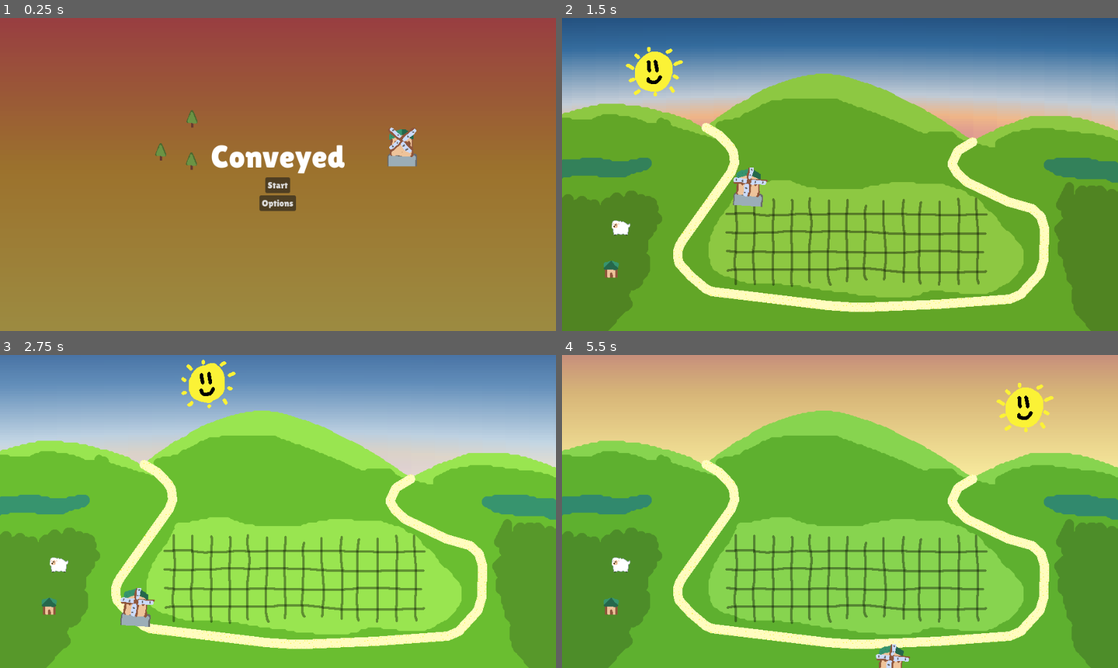
Above: before the commit, frames 1-4 (two rows, left to right).
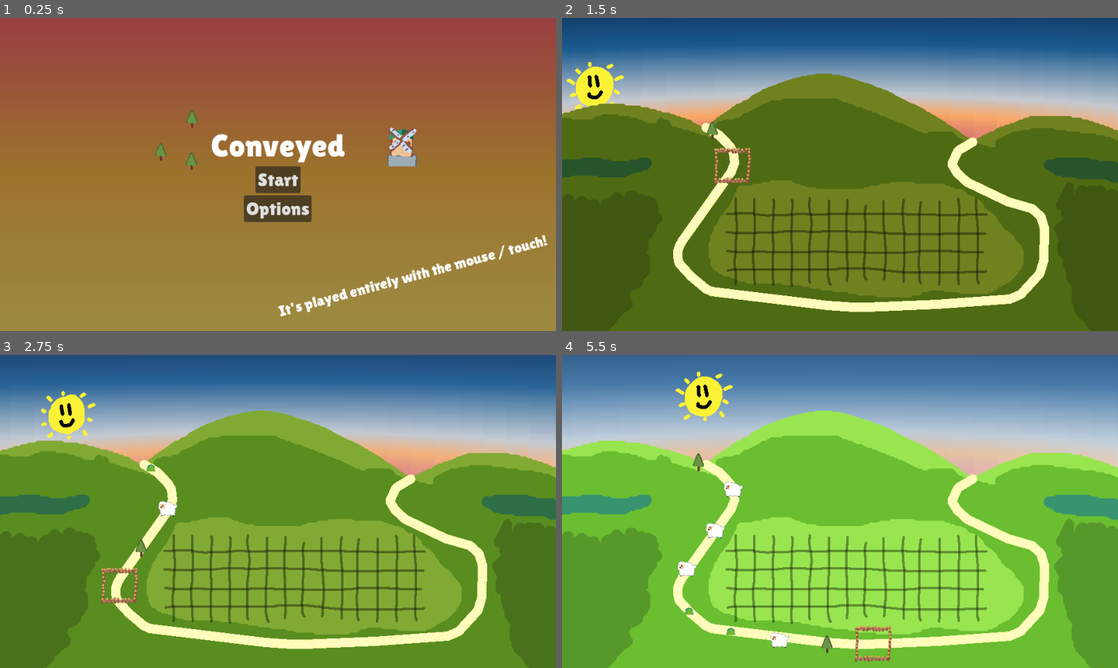
Above: after the commit, the same moments.

Repository: TheEyeOfBrows/conveyed
Game: Godot game, scene res://scenes/main/main.tscn
The game is run twice, just before and just after one commit, with the same random seed, the same clock (stepped at 60 frames per second) and the same inputs.
Inputs:
- Up to frame 1 (0.25 s): no input
- Up to frame 2 (1.5 s): click "Start" at 0.5 s; tap Enter at 1.25 s
- Up to frame 3 (2.75 s): no input
- Up to frame 4 (5.5 s): no input

The runs differ from the first frame. In frame 1, 4.0% of the frame differs, in the area x 38-99%, y 36-96%; in frame 2, 71%; in frame 3, 89%, in the area x 0-100%, y 0-100%; in frame 4, 30%.

Commit message:
Finish the jam

Diff:
--- /dev/null
+++ b/Conveyed/nodes/actors/bush.tscn
@@ -0,0 +1,21 @@
+[gd_scene load_steps=3 format=3 uid="uid://b3x73mnxo0dt8"]
+
+[ext_resource type="PackedScene" uid="uid://cio0dm5hbksf0" path="res://Tools/Draggable.tscn" id="1_dkkt6"]
+[ext_resource type="Texture2D" uid="uid://cefcepwvcj3ko" path="res://assets/Bush01.png" id="2_tq5nw"]
+
+[node name="Control" instance=ExtResource("1_dkkt6")]
+offset_right = 32.0
+offset_bottom = 32.0
+
+[node name="TextureRect" type="TextureRect" parent="." index="0"]
+layout_mode = 0
+offset_left = 5.0
+offset_top = 5.0
+offset_right = 37.0
+offset_bottom = 37.0
+texture = ExtResource("2_tq5nw")
+stretch_mode = 2
+
+[node name="Handle" parent="." index="1"]
+offset_right = 32.0
+offset_bottom = 32.0
--- /dev/null
+++ b/Conveyed/nodes/actors/pen.tscn
@@ -0,0 +1,22 @@
+[gd_scene load_steps=3 format=3 uid="uid://8rgf1g11emcs"]
+
+[ext_resource type="PackedScene" uid="uid://cio0dm5hbksf0" path="res://Tools/Draggable.tscn" id="1_e1at1"]
+[ext_resource type="Texture2D" uid="uid://dyjdu3yyspjil" path="res://assets/Pen01.png" id="2_u7yei"]
+
+[node name="Control" instance=ExtResource("1_e1at1")]
+offset_right = 64.0
+offset_bottom = 64.0
+
+[node name="TextureRect" type="TextureRect" parent="." index="0"]
+layout_mode = 0
+offset_right = 40.0
+offset_bottom = 40.0
+texture = ExtResource("2_u7yei")
+stretch_mode = 2
+
+[node name="Handle" parent="." index="1"]
+offset_right = 64.0
+offset_bottom = 64.0
+
+[node name="collisionmap" parent="." index="2"]
+cell_quadrant_size = 32
--- /dev/null
+++ b/Conveyed/nodes/actors/tree.tscn
@@ -0,0 +1,24 @@
+[gd_scene load_steps=3 format=3 uid="uid://r7e85ountuca"]
+
+[ext_resource type="PackedScene" uid="uid://cio0dm5hbksf0" path="res://Tools/Draggable.tscn" id="1_1etom"]
+[ext_resource type="Texture2D" uid="uid://dwi2t02r45qqy" path="res://assets/Tree01.png" id="2_u2upl"]
+
+[node name="Control" instance=ExtResource("1_1etom")]
+offset_right = 32.0
+offset_bottom = 32.0
+
+[node name="TextureRect" type="TextureRect" parent="." index="0"]
+layout_mode = 0
+offset_right = 32.0
+offset_bottom = 32.0
+texture = ExtResource("2_u2upl")
+stretch_mode = 2
+
+[node name="Handle" parent="." index="1"]
+offset_left = 1.0
+offset_top = 2.0
+offset_right = 33.0
+offset_bottom = 34.0
+
+[node name="collisionmap" parent="." index="2"]
+cell_quadrant_size = 32
--- a/Conveyed/scenes/game.tscn
+++ b/Conveyed/scenes/game.tscn
@@ -10,8 +10,6 @@
 [ext_resource type="Texture2D" uid="uid://cd5jvb07uyded" path="res://assets/GameOverBox.png" id="9_rbkeb"]
 [ext_resource type="PackedScene" uid="uid://sck6qsg5bblc" path="res://Tools/Droparea.tscn" id="10_8i3wr"]
 [ext_resource type="Texture2D" uid="uid://bsk3ca45lw16f" path="res://assets/grid.png" id="11_m4cwe"]
-[ext_resource type="PackedScene" uid="uid://c2ioxxhp8t80q" path="res://nodes/actors/sheep.tscn" id="12_c7gp6"]
-[ext_resource type="PackedScene" uid="uid://b58y6rn6mm" path="res://nodes/actors/house.tscn" id="13_ls3xg"]
 [ext_resource type="PackedScene" uid="uid://gp813s5dojrh" path="res://nodes/actors/windmill.tscn" id="14_2d0bk"]
 
 [sub_resource type="Curve2D" id="Curve2D_eix60"]
@@ -73,7 +71,7 @@
 [node name="Main" type="Node2D"]
 script = ExtResource("1_a3xh3")
 time = 0.0
-game_length = 5.935
+game_length = 20.0
 
 [node name="Sky_Morning" type="TextureRect" parent="."]
 z_index = -100
@@ -137,6 +135,7 @@
 curve = SubResource("Curve2D_v108b")
 
 [node name="RoadFollower" type="PathFollow2D" parent="RoadPath"]
+visible = false
 position = Vector2(226, 193)
 rotation = 0.0608938
 rotates = false
@@ -158,16 +157,16 @@
 autoplay = "default"
 frame_progress = 0.440857
 
-[node name="Label" type="Label" parent="GameOver"]
-layout_mode = 0
-offset_left = 168.0
-offset_top = 67.0
-offset_right = 311.0
-offset_bottom = 110.0
+[node name="title" type="Label" parent="GameOver"]
+layout_mode = 0
+offset_left = 167.0
+offset_top = 68.0
+offset_right = 407.0
+offset_bottom = 131.0
 theme_override_font_sizes/font_size = 51
 text = "Day's Over"
 
-[node name="Button" type="Button" parent="GameOver"]
+[node name="Again" type="Button" parent="GameOver"]
 layout_mode = 0
 offset_left = 674.0
 offset_top = 146.0
@@ -176,6 +175,24 @@
 theme_override_font_sizes/font_size = 36
 text = "Again!"
 
+[node name="ToTitle" type="Button" parent="GameOver"]
+layout_mode = 0
+offset_left = 604.0
+offset_top = 68.0
+offset_right = 795.0
+offset_bottom = 118.0
+theme_override_font_sizes/font_size = 36
+text = "Back to title"
+
+[node name="text" type="Label" parent="GameOver"]
+layout_mode = 0
+offset_left = 167.0
+offset_top = 153.0
+offset_right = 629.0
+offset_bottom = 203.0
+theme_override_font_sizes/font_size = 26
+text = "You should be proud"
+
 [node name="Droparea" parent="." instance=ExtResource("10_8i3wr")]
 offset_left = 268.0
 offset_top = 307.0
@@ -189,16 +206,5 @@
 offset_bottom = 40.0
 texture = ExtResource("11_m4cwe")
 
-[node name="Sheep" parent="." instance=ExtResource("12_c7gp6")]
-offset_left = 86.0
-offset_top = 345.0
-offset_right = 118.0
-offset_bottom = 377.0
-
-[node name="House" parent="." instance=ExtResource("13_ls3xg")]
-offset_left = 68.0
-offset_top = 416.0
-offset_right = 100.0
-offset_bottom = 448.0
-
-[connection signal="pressed" from="GameOver/Button" to="." method="_on_restart_pressed"]
+[connection signal="pressed" from="GameOver/Again" to="." method="_on_restart_pressed"]
+[connection signal="pressed" from="GameOver/ToTitle" to="." method="_on_to_title_pressed"]
--- a/Conveyed/scenes/title/title.tscn
+++ b/Conveyed/scenes/title/title.tscn
@@ -102,6 +102,7 @@
 [node name="Start" type="Button" parent="VBoxContainer"]
 layout_mode = 2
 size_flags_horizontal = 4
+theme_override_font_sizes/font_size = 32
 text = "Start"
 
 [node name="Load" type="Button" parent="VBoxContainer"]
@@ -113,7 +114,18 @@
 [node name="Options" type="Button" parent="VBoxContainer"]
 layout_mode = 2
 size_flags_horizontal = 4
+theme_override_font_sizes/font_size = 32
 text = "Options"
+
+[node name="Label" type="Label" parent="."]
+layout_mode = 0
+offset_left = 478.0
+offset_top = 492.0
+offset_right = 959.0
+offset_bottom = 525.0
+rotation = -0.261799
+theme_override_font_sizes/font_size = 26
+text = "It's played entirely with the mouse / touch!"
 
 [connection signal="pressed" from="VBoxContainer/Start" to="." method="_on_start_pressed"]
 [connection signal="pressed" from="VBoxContainer/Load" to="." method="_on_load_pressed"]
--- a/Conveyed/scripts/game.gd
+++ b/Conveyed/scripts/game.gd
@@ -8,21 +8,60 @@
 @export var ground_evening: Color = Color(0.186, 0.469, 0.921)
 @export var ground_modulate_percent: float = 0.2
 
+@export var road_speed:float = 2.0
+@export var road_spawn_interval_percent:float = 0.03
+
 var progressTime: float
 var progress:float
+var progressNextSpawn: float = 0
+
+var actors:Array[PackedScene]
+
+var endText:Array[String]
 
 
 func _ready():
 	progressTime = 0
+	actors = [
+		preload("res://nodes/actors/house.tscn"),
+		preload("res://nodes/actors/sheep.tscn"),
+		preload("res://nodes/actors/bush.tscn"),
+		preload("res://nodes/actors/tree.tscn"),
+		preload("res://nodes/actors/pen.tscn"),
+		preload("res://nodes/actors/house.tscn"),
+		preload("res://nodes/actors/sheep.tscn"),
+		preload("res://nodes/actors/bush.tscn"),
+		preload("res://nodes/actors/tree.tscn"),
+		preload("res://nodes/actors/pen.tscn"),
+		preload("res://nodes/actors/sheep.tscn"),
+		preload("res://nodes/actors/bush.tscn"),
+		preload("res://nodes/actors/tree.tscn"),
+		preload("res://nodes/actors/windmill.tscn"),
+	]
+	endText = [
+		"You should be proud",
+		"Score: Super",
+		"I like what you did here",
+	]
 
 func _process(delta):
 	if progressTime >= game_length:
-		$GameOver.visible = true
+		if $GameOver.visible == false:
+			$GameOver/text.text = endText[randi() % endText.size()]
+			$GameOver.visible = true
 		return
 	progressTime += delta
-	$RoadPath/RoadFollower.progress_ratio += delta * 0.1
 
+	var oldProgress = progress
 	progress = inverse_lerp(0, game_length, progressTime)
+	var progressDelta = progress - oldProgress
+	move_road_followers(progressDelta)
+
+	if progress > progressNextSpawn:
+		while progressNextSpawn < progress:
+			progressNextSpawn += road_spawn_interval_percent
+		make_road_follower()
+
 	$SunPath/Sun.progress_ratio = min(progress, 1.0)
 	$Sky_Day.visible = true
 	$Sky_Morning.visible = progress < 0.5
@@ -37,6 +76,27 @@
 	else:
 		$Ground.self_modulate = ground_day
 
+func make_road_follower():
+	var newF = PathFollow2D.new()
+	newF.rotates = false
+	$RoadPath.add_child(newF)
+	var newAIdx:int = randi() % actors.size()
+	var newA:PackedScene = actors[newAIdx]
+	var newAI:Control = newA.instantiate()
+	newF.add_child(newAI)
+	newAI.position = -(newAI.size/2)
+
+func move_road_followers(delta:float):
+	for follower in $RoadPath.get_children():
+		var followerPath:PathFollow2D = follower as PathFollow2D
+		if followerPath != null:
+			followerPath.progress_ratio += delta * road_speed
+			if followerPath.progress_ratio >= 1.0:
+				followerPath.get_parent().remove_child(followerPath)
 
 func _on_restart_pressed():
 	get_tree().reload_current_scene()
+
+
+func _on_to_title_pressed():
+	get_tree().change_scene_to_file("res://scenes/title/title.tscn")
Not shown: 1 places in Conveyed/scenes/game.tscn that only renumber resources
